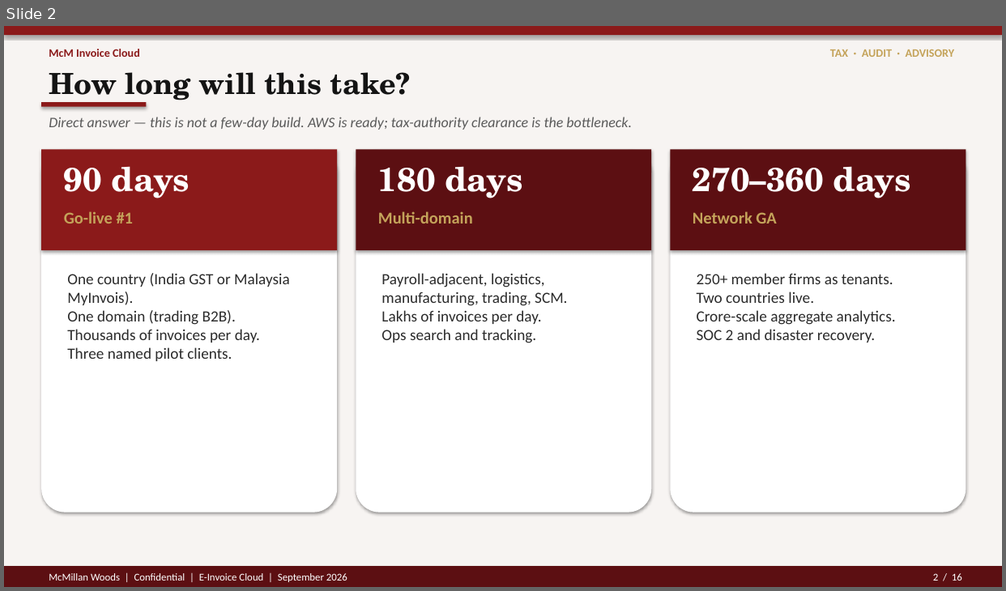
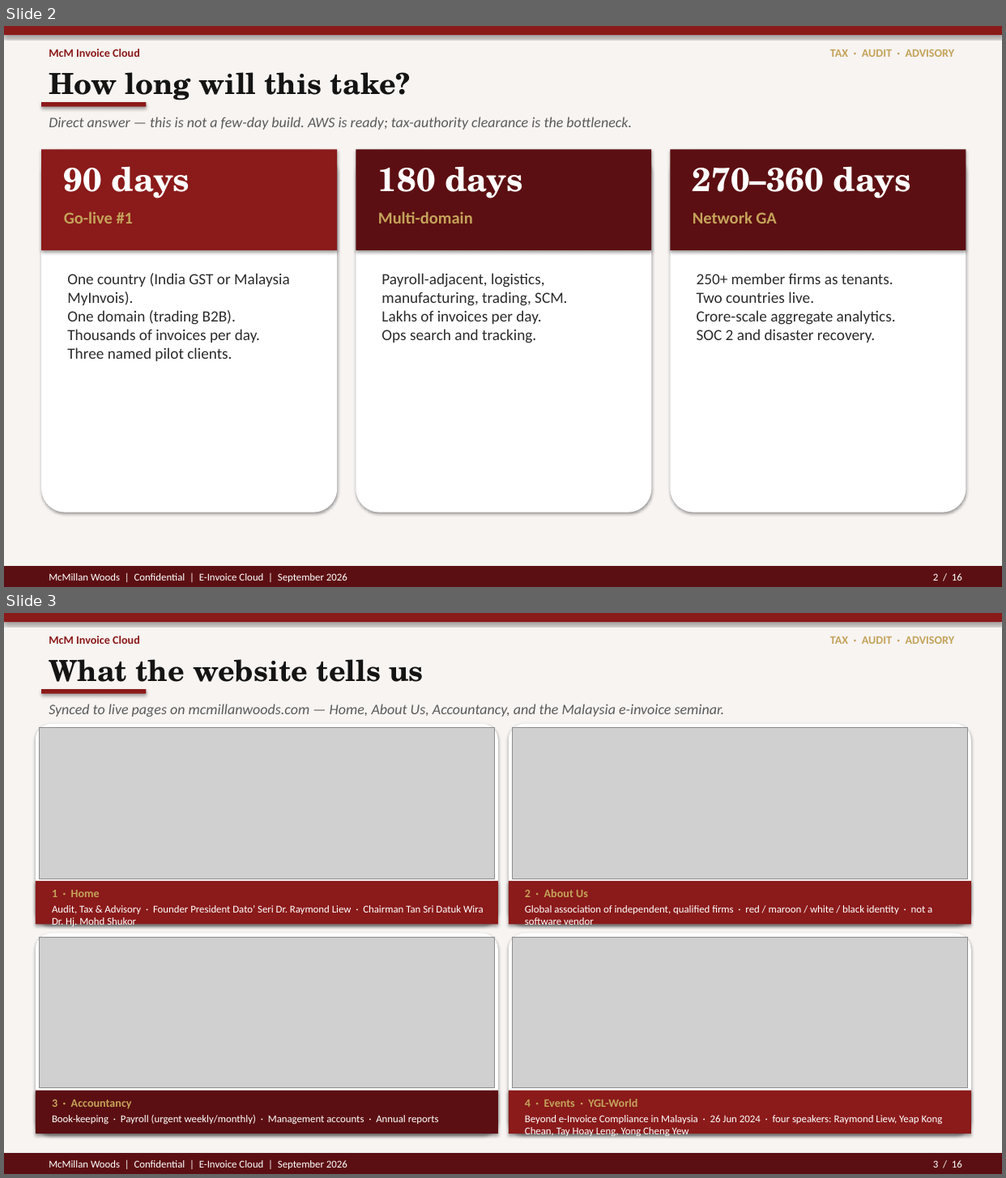
Before and after one commit to Manikantasaiv26/mcmillanwoodsglobalawards, a slide deck: docs/McMillan-Woods-E-Invoicing-Architecture-Plan.pptx. Shown one above the other, each under a label of ours: slide 2 before the commit, slides 2 and 3 after it. The pictures are 1006x591 and 1006x1178 pixels, drawn with LibreOffice and Linux fonts; fonts in the diff are those of the drawing; grey boxes stand for pictures. Boxes give left, top, right and bottom in pixels: in the first picture for what was removed or moved away, otherwise in the second. Text is boxed around its words. In the diff, an @@ line names an element or a change of style, - is before the commit and + after.

```diff
--- a/docs/McMillan-Woods-E-Invoicing-Architecture-Plan.pptx
+++ b/docs/McMillan-Woods-E-Invoicing-Architecture-Plan.pptx
@@ slide 3 added at box(4, 613, 1002, 1174), background #FFFFFF @@
@@ rectangle added at box(4, 613, 1002, 1174), fill #F7F4F2 @@
@@ rectangle added at box(4, 613, 1002, 622), fill #8B1A1A @@
@@ text added at box(49, 636, 140, 644), 11 pt, text #8B1A1A, bold @@
+McM Invoice Cloud
@@ text added at box(830, 636, 955, 644), 11 pt, text #C4A35A, bold @@
+TAX · AUDIT · ADVISORY
@@ text added at box(49, 659, 424, 692), 28 pt, text #141414, bold @@
+What the website tells us
@@ rectangle added at box(41, 689, 147, 694), fill #8B1A1A @@
@@ text added at box(49, 704, 725, 717), 14 pt, text #5A5A5A, italic @@
+Synced to live pages on mcmillanwoods.com — Home, About Us, Accountancy, and the Malaysia e-invoice seminar.
@@ rounded rectangle added at box(36, 724, 498, 924), fill #FFFFFF @@
@@ picture added at box(39, 727, 494, 879) @@
@@ rounded rectangle added at box(509, 724, 971, 924), fill #FFFFFF @@
@@ picture added at box(513, 727, 967, 879) @@
@@ rectangle added at box(36, 881, 498, 924), fill #8B1A1A @@
@@ text added at box(52, 890, 100, 897), 11 pt, text #C4A35A, bold @@
+1 · Home
@@ rectangle added at box(509, 881, 971, 924), fill #8B1A1A @@
@@ text added at box(525, 889, 588, 897), 11 pt, text #C4A35A, bold @@
+2 · About Us
@@ text added at box(52, 905, 484, 929), 10 pt, text #FFFFFF @@
+Audit, Tax & Advisory · Founder President Dato’ Seri Dr. Raymond Liew · Chairman Tan Sri Datuk Wira Dr. Hj. Mohd Shukor
@@ text added at box(525, 905, 932, 929), 10 pt, text #FFFFFF @@
+Global association of independent, qualified firms · red / maroon / white / black identity · not a software vendor
@@ rounded rectangle added at box(36, 934, 498, 1134), fill #FFFFFF @@
@@ picture added at box(39, 937, 494, 1088) @@
@@ rounded rectangle added at box(509, 934, 971, 1134), fill #FFFFFF @@
@@ picture added at box(513, 937, 967, 1088) @@
@@ rectangle added at box(36, 1091, 498, 1134), fill #5C0F12 @@
@@ rectangle added at box(509, 1091, 971, 1134), fill #8B1A1A @@
@@ text added at box(52, 1100, 132, 1109), 11 pt, text #C4A35A, bold @@
+3 · Accountancy
@@ text added at box(52, 1115, 439, 1125), 10 pt, text #FFFFFF @@
+Book-keeping · Payroll (urgent weekly/monthly) · Management accounts · Annual reports
@@ text added at box(525, 1099, 637, 1107), 11 pt, text #C4A35A, bold @@
+4 · Events · YGL-World
@@ text added at box(525, 1115, 943, 1138), 10 pt, text #FFFFFF @@
+Beyond e-Invoice Compliance in Malaysia · 26 Jun 2024 · four speakers: Raymond Liew, Yeap Kong Chean, Tay Hoay Leng, Yong Cheng Yew
@@ rectangle added at box(4, 1153, 1002, 1174), fill #5C0F12 @@
@@ text added at box(49, 1161, 347, 1169), 10 pt, text #FFFFFF @@
+McMillan Woods | Confidential | E-Invoice Cloud | September 2026
@@ text added at box(933, 1161, 962, 1168), 10 pt, text #FFFFFF @@
+3 / 16
```
Also in this commit, not shown: 1 slide changed, 1 slide removed, 6 other files.
